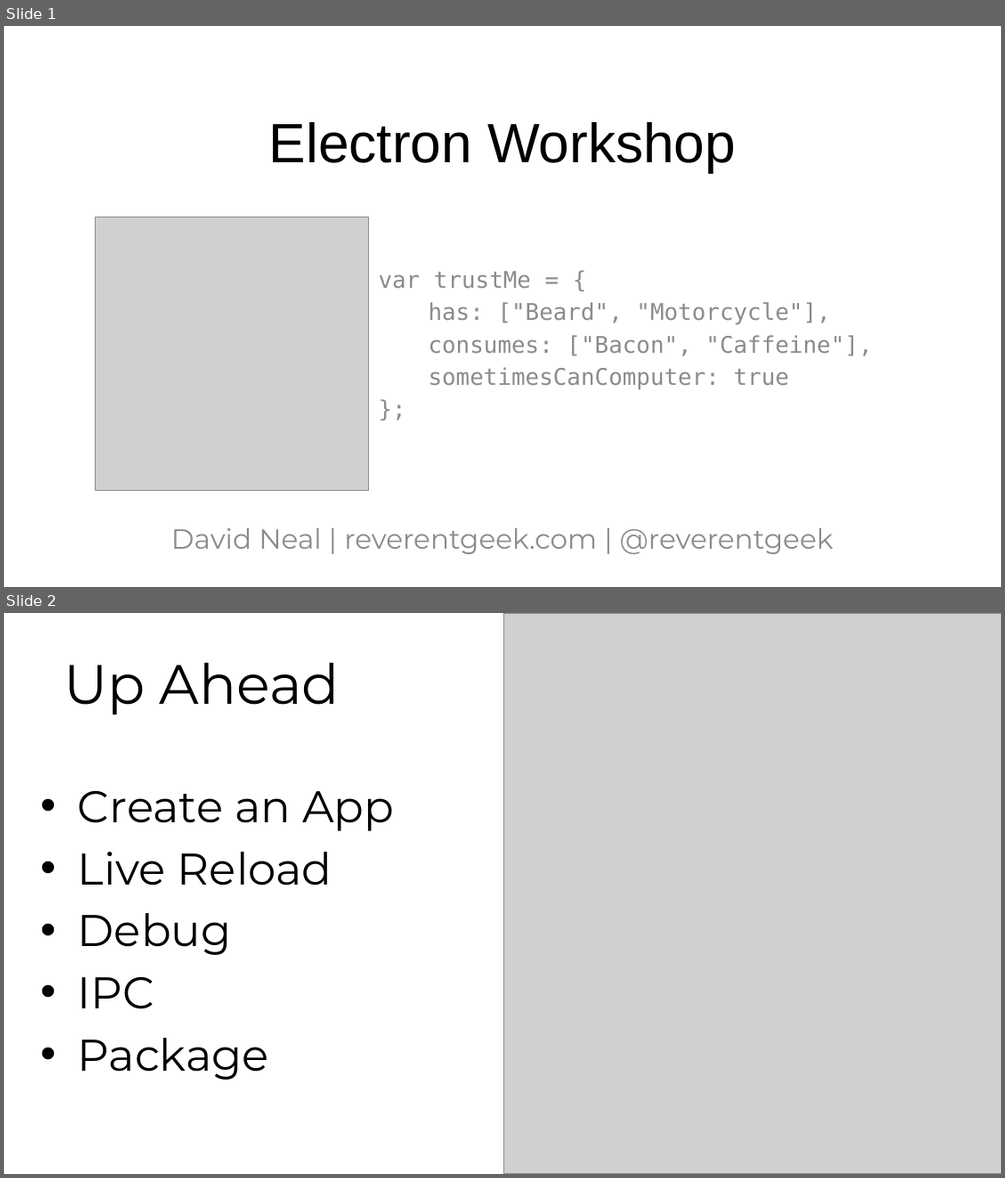
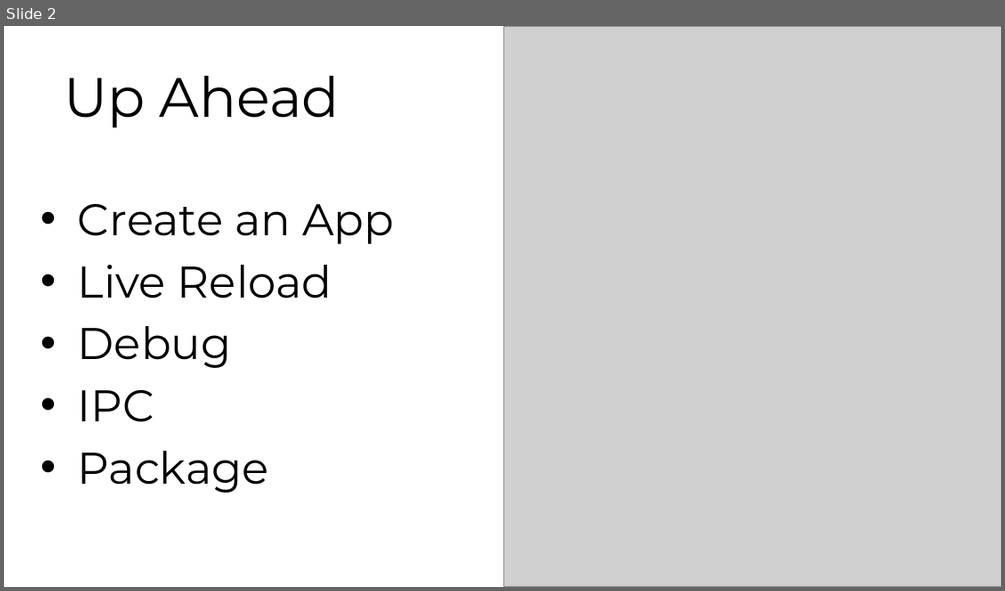
Before and after one commit to reverentgeek/electron-workshop, a slide deck: Electron Workshop.pptx. Shown one above the other, each under a label of ours: slides 1 and 2 before the commit, slide 2 after it. The pictures are 1005x1178 and 1005x591 pixels, drawn with LibreOffice and Linux fonts; fonts in the diff are those of the drawing; grey boxes stand for pictures. Boxes give left, top, right and bottom in pixels: in the first picture for what was removed or moved away, otherwise in the second. Text is boxed around its words. In the diff, an @@ line names an element or a change of style, - is before the commit and + after.

Commit message:
Updating slides

```diff
--- a/Electron Workshop.pptx
+++ b/Electron Workshop.pptx
@@ slide 1 removed at box(4, 26, 1001, 587), background #FFFFFF @@
@@ title removed at box(269, 122, 736, 172) @@
-Electron Workshop
@@ picture removed at box(95, 217, 368, 491) @@
@@ text removed at box(379, 271, 872, 389) @@
-var trustMe = {
-has: ["Beard", "Motorcycle"],
-consumes: ["Bacon", "Caffeine"],
-sometimesCanComputer: true
-};
@@ text removed at box(171, 528, 833, 554) @@
-David Neal | reverentgeek.com | @reverentgeek
```
Also in this commit, not shown: 4 slides added, 3 other slides removed, 1 other file.
